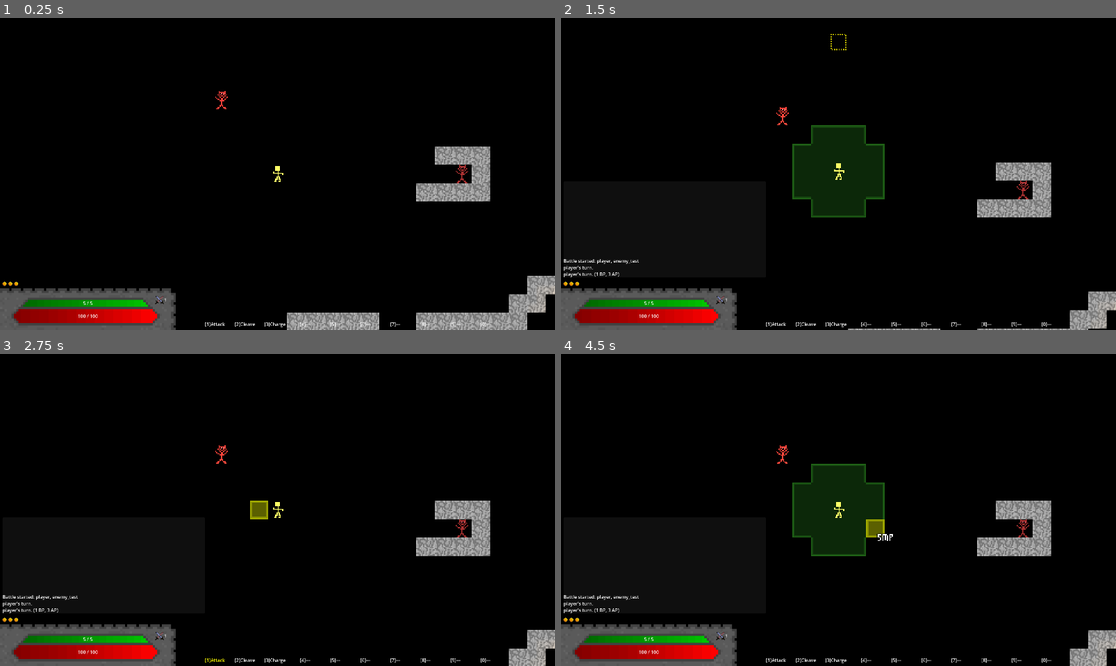
Above: before the commit, frames 1-4 (two rows, left to right).
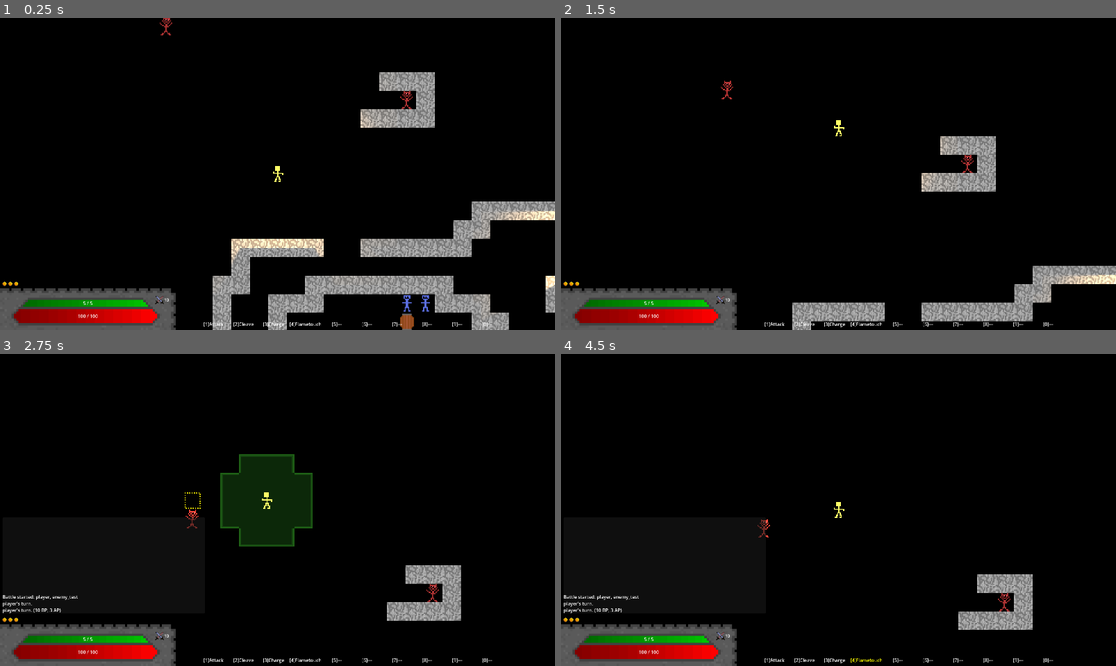
Above: after the commit, the same moments.

Repository: E-Rodowicz/Project-Fantasy
Game: Godot game, scene res://scenes/levels/world.tscn
Same seed, same stepped clock (60 frames per second), same inputs: the game is played once before the commit and once after it.
Inputs:
- Up to frame 1 (0.25 s): no input
- Up to frame 2 (1.5 s): tap Enter at 0.5 s; hold E (interact) 0.53-1.28 s; hold Up (ui_up) from 0.53 s (still down); tap 0 (ability_0) at 1.35 s
- Up to frame 3 (2.75 s): tap E (interact) at 1.55 s; release Up (ui_up) at 2.03 s; hold Left (ui_left) from 2.03 s (still down); hold E (interact) from 2.03 s (still down); tap 1 (ability_1) at 2.1 s
- Up to frame 4 (4.5 s): release E (interact) at 2.78 s; tap 2 (ability_2) at 2.85 s; tap E (interact) at 3.05 s; release Left (ui_left) at 3.53 s; hold Down (ui_down) 3.53-4.28 s; hold E (interact) 3.53-4.28 s; tap 3 (ability_3) at 3.6 s; tap Q (cancel) at 4.15 s; hold Right (ui_right) from 4.28 s (still down); tap 4 (ability_4) at 4.35 s

The runs differ from the first frame. In frame 1, 14% of the frame differs, in the area x 28-100%, y 0-100%; in frame 2, 13%; in frame 3, 8.5%; in frame 4, 8.5%.

Commit message:
Flametouch ability + status effect controller
Added flametouch, which gives a Fire stack status ability that hurts the one affected each round and has a chance of spreading. Also added a status effect controller so that players and enemies can hold onto the data across turns and be appropraitely affected.

Diff:
--- a/scenes/entities/enemy/enemy_test.gd
+++ b/scenes/entities/enemy/enemy_test.gd
@@ -13,6 +13,7 @@
 var player_ref: Node2D = null
 var battle_triggered: bool = false
 var current_hp: int = 0
+var status_effects: Dictionary = {}
 
 var detection_range: float = 0.0
 
@@ -118,3 +119,15 @@
 	print("ITS TRUE!")
 	print(combatants)
 	return combatants
+
+func get_status_stacks(effect_id: String) -> int:
+	return status_effects.get(effect_id, 0)
+
+func add_status_effect(effect_id: String, stacks: int) -> void:
+	status_effects[effect_id] = status_effects.get(effect_id, 0) + stacks
+
+func remove_status_stacks(effect_id: String, amount: int) -> void:
+	if status_effects.has(effect_id):
+		status_effects[effect_id] -= amount
+		if status_effects[effect_id] <= 0:
+			status_effects.erase(effect_id)
--- a/scenes/levels/world.tscn
+++ b/scenes/levels/world.tscn
@@ -244,7 +244,7 @@
 tile_set = SubResource("TileSet_f1v6p")
 
 [node name="player" parent="." unique_id=988403666 instance=ExtResource("1_tsias")]
-position = Vector2(-200, -248)
+position = Vector2(-152, -184)
 
 [node name="barrel" parent="." unique_id=1627460681 instance=ExtResource("3_lfyvx")]
 position = Vector2(-120, 8)
--- a/scripts/autoloaders/AbilityDB.gd
+++ b/scripts/autoloaders/AbilityDB.gd
@@ -1,6 +1,8 @@
 extends Node
 
 var abilities: Dictionary = {
+	# ------------ RED ------------
+	# ------------ LEVEL 2 ------------
 	"cleave": {
 		"id": "cleave",
 		"name": "Cleave",
@@ -32,6 +34,24 @@
 		"hit_modifier": 0.0,
 		"description": "Charges in a line, hitting targets along the way for 50% damage. Endpoint target takes 100% and is pushed. No room to push? 300% crush damage instead."
 		},
+	# ------------ GREEN ------------
+	# ------------ LEVEL 2 ------------
+	# N/A
+	# ------------ BLUE ------------
+	# ------------ LEVEL 2 ------------
+	"flametouch": {
+		"id": "flametouch",
+		"name": "Flametouch",
+		"tree": "blue",
+		"level_req": 2,
+		"cost": {"bp": 1, "sc": 1},
+		"sp_cost": 3,
+		"targeting": "touch",
+		"damage_percent": 2.0,
+		"hit_modifier": 0.0,
+		"max_sc": 8,
+		"description": "Touch an opponent, setting them aflame for 200% damage. Applies Fire (1)."
+		},
 }
 
 func get_ability(ability_id: String) -> Dictionary:
@@ -51,6 +71,8 @@
 			instance = CleaveAbility.new()
 		"charge":
 			instance = ChargeAbility.new()
+		"flametouch":
+			instance = FlameTouchAbility.new()
 
 	if instance != null:
 		instance.setup(abilities[ability_id])
--- a/scripts/autoloaders/BattleManager.gd
+++ b/scripts/autoloaders/BattleManager.gd
@@ -139,6 +139,7 @@
 			c.process_mode = Node.PROCESS_MODE_INHERIT
 
 	get_tree().paused = false
+	PlayerData.clear_status_effects()
 	combatants.clear()
 	turn_order = null
 	current_combatant = null
--- a/scripts/autoloaders/PlayerData.gd
+++ b/scripts/autoloaders/PlayerData.gd
@@ -44,8 +44,14 @@
 
 var max_hp: int = 100
 var current_hp: int = 100
-var bp_max: int = 1
+var bp_max: int = 10
 var ap_max: int = 0
+# Spell Charges. Per-ability charge pools for blue tree spells.
+# Key: ability_id (String), Value: current charges remaining (int).
+var spell_charges: Dictionary = {}
+# Status effects active on the player.
+# Key: effect_id (String), Value: number of stacks (int).
+var status_effects: Dictionary = {}
 var mp_override: int = -1
 
 const BASE_MP: int = 5
@@ -94,6 +100,8 @@
 	hotbar[1] = "cleave"
 	learn_ability("charge")
 	hotbar[2] = "charge"
+	learn_ability("flametouch")
+	hotbar[3] = "flametouch"
 	ap_max = 3
 	add_quest({
 		"id": "imp_in_attic",
@@ -294,6 +302,11 @@
 func learn_ability(ability_id: String) -> void:
 	if ability_id not in learned_abilities:
 		learned_abilities.append(ability_id)
+		# The lines below add SC to specific spells when the abilties are acquired.
+		var ability: Dictionary = AbilityDB.get_ability(ability_id)
+		var max_sc: int = ability.get("max_sc", 0)
+		if max_sc > 0:
+			spell_charges[ability_id] = max_sc
 
 # ============================================================
 # HOTBAR
@@ -332,3 +345,41 @@
 		if event.is_action_pressed(action_map[i]) and not event.is_echo():
 			return i
 	return -1
+
+# ============================================================
+# FUNCTIONS - SPELL CHARGES
+# ============================================================
+func get_spell_charges(ability_id: String) -> int:
+	if not spell_charges.has(ability_id):
+		return 0
+	return spell_charges[ability_id]
+
+func use_spell_charge(ability_id: String) -> void:
+	if spell_charges.has(ability_id) and spell_charges[ability_id] > 0:
+		spell_charges[ability_id] -= 1
+
+func restore_spell_charges(ability_id: String) -> void:
+	var ability: Dictionary = AbilityDB.get_ability(ability_id)
+	spell_charges[ability_id] = ability.get("max_sc", 0)
+
+func restore_all_spell_charges() -> void:
+	for ability_id in spell_charges.keys():
+		restore_spell_charges(ability_id)
+
+# ============================================================
+# FUNCTIONS - STATUS EFFECTS
+# ============================================================
+func get_status_stacks(effect_id: String) -> int:
+	return status_effects.get(effect_id, 0)
+
+func add_status_effect(effect_id: String, stacks: int) -> void:
+	status_effects[effect_id] = status_effects.get(effect_id, 0) + stacks
+
+func remove_status_stacks(effect_id: String, amount: int) -> void:
+	if status_effects.has(effect_id):
+		status_effects[effect_id] -= amount
+		if status_effects[effect_id] <= 0:
+			status_effects.erase(effect_id)
+
+func clear_status_effects() -> void:
+	status_effects.clear()
--- a/scripts/combat/abilities/base_ability.gd
+++ b/scripts/combat/abilities/base_ability.gd
@@ -49,3 +49,9 @@
 		PlayerData.take_damage(amount)
 	else:
 		target.take_damage(amount)
+
+func _apply_status_effect(target: Node, effect_id: String, stacks: int) -> void:
+	if target.is_in_group("player"):
+		PlayerData.add_status_effect(effect_id, stacks)
+	else:
+		target.add_status_effect(effect_id, stacks)
--- /dev/null
+++ b/scripts/combat/abilities/flametouch.gd
@@ -0,0 +1,37 @@
+class_name FlameTouchAbility
+extends BaseAbility
+
+func get_target_tiles(player_tile: Vector2i, direction: Vector2i, world_layer: TileMapLayer) -> Array:
+	var tile: Vector2i = player_tile + direction
+	# Not valid if wall.
+	if world_layer.get_cell_source_id(tile) != -1:
+		return []
+	return [tile]
+
+func execute(caster: Node, tiles: Array, all_combatants: Array, world_layer: TileMapLayer) -> void:
+	var damage_percent: float = data.get("damage_percent", 2.0)
+
+	for tile in tiles:
+		var target: Node = combatant_on_tile(tile, all_combatants, world_layer)
+		if target == null or target == caster:
+			continue
+		var hit_chance: float = get_hit_chance(target)
+		if randf() >= hit_chance:
+			CombatLog.add(target.name + " dodges " + caster.name + "'s flametouch.")
+			continue
+
+		var base_damage: int = roll_weapon_damage(caster)
+		var final_damage: int = maxi(1, roundi(base_damage * damage_percent))
+		CombatLog.add(caster.name + " touches " + target.name + " with flame for " + str(final_damage) + ".")
+		_deal_damage(target, final_damage)
+
+		# Applies fire stack.
+		if is_instance_valid(target):
+			var still_alive: bool = true
+			if target.is_in_group("player"):
+				still_alive = PlayerData.current_hp > 0
+			else:
+				still_alive = target.current_hp > 0
+			if still_alive:
+				_apply_status_effect(target, "fire", 1)
+				CombatLog.add(target.name + " is set ablaze! Fire +1")
--- a/scripts/combat/combatant_turn.gd
+++ b/scripts/combat/combatant_turn.gd
@@ -48,6 +48,7 @@
 var ability_tiles: Array = []
 var ability_instance: BaseAbility = null
 var has_ability_target: bool = false
+var status_processor: StatusEffectProcessor = StatusEffectProcessor.new()
 
 var active_hotbar_slot: int = -1
 
@@ -86,6 +87,11 @@
 	add_child(ui_root)
 	mp_label = _create_floating_label()
 	hit_label = _create_floating_label()
+
+	var survived: bool = status_processor.process(combatant, combatants, world_layer)
+	if not survived:
+		turn_finished.emit()
+		return
 
 	if ai_controlled:
 		# When a function uses await, it pauses at that line and lets the rest of the game keep
@@ -256,6 +262,9 @@
 			"mp":
 				if mp_budget < amount:
 					return
+			"sc":
+				if PlayerData.get_spell_charges(ability.get("id", "")) < amount:
+					return
 
 	ability_instance = AbilityDB.create_ability(ability_id)
 	if ability_instance == null:
@@ -316,6 +325,27 @@
 			ability_direction = best_direction
 			_build_ability_tiles()
 
+	elif ability_instance.get_targeting_type() == "touch":
+		var best_direction: Vector2i = Vector2i.ZERO
+		var directions: Array = [
+			Vector2i(0, -1), Vector2i(0, 1),
+			Vector2i(-1, 0), Vector2i(1, 0),
+			Vector2i(-1, -1), Vector2i(1, -1),
+			Vector2i(-1, 1), Vector2i(1, 1)
+		]
+
+		for dir in directions:
+			var tile: Vector2i = player_tile + dir
+			if world_layer.get_cell_source_id(tile) != -1:
+				continue
+			if _tile_has_combatant(tile):
+				best_direction = dir
+				break
+
+		if best_direction != Vector2i.ZERO:
+			ability_direction = best_direction
+			_build_ability_tiles()
+
 	_update_floating_labels()
 
 func _handle_ability_input() -> void:
@@ -351,6 +381,40 @@
 				_exit_ability_mode()
 
 	elif active_ability.get("targeting") == "line":
+		var any_pressed: bool = (
+			Input.is_action_just_pressed("ui_up") or
+			Input.is_action_just_pressed("ui_down") or
+			Input.is_action_just_pressed("ui_left") or
+			Input.is_action_just_pressed("ui_right")
+		)
+
+		if any_pressed:
+			var new_direction: Vector2i = Vector2i.ZERO
+			if Input.is_action_pressed("ui_up"): new_direction.y -= 1
+			if Input.is_action_pressed("ui_down"): new_direction.y += 1
+			if Input.is_action_pressed("ui_left"): new_direction.x -= 1
+			if Input.is_action_pressed("ui_right"): new_direction.x += 1
+
+			if new_direction != Vector2i.ZERO:
+				ability_direction = new_direction
+				has_ability_target = false
+				_build_ability_tiles()
+
+		if Input.is_action_just_pressed("interact") and not ability_tiles.is_empty():
+			if not has_ability_target:
+				has_ability_target = true
+				_redraw_ability_confirm()
+			else:
+				_execute_ability()
+
+		if Input.is_action_just_pressed("cancel"):
+			if has_ability_target:
+				has_ability_target = false
+				_build_ability_tiles()
+			else:
+				_exit_ability_mode()
+
+	elif active_ability.get("targeting") == "touch":
 		var any_pressed: bool = (
 			Input.is_action_just_pressed("ui_up") or
 			Input.is_action_just_pressed("ui_down") or
@@ -407,6 +471,7 @@
 			"ap": ap_remaining -= cost[resource]
 			"bp": bp_remaining -= cost[resource]
 			"mp": mp_budget -= cost[resource]
+			"sc": PlayerData.use_spell_charge(active_ability.get("id", ""))
 
 	CombatLog.add(combatant.name + " uses " + active_ability.get("name", "") + "!")
 	animating = true
--- /dev/null
+++ b/scripts/combat/status_effect_processor.gd
@@ -0,0 +1,115 @@
+class_name StatusEffectProcessor
+extends RefCounted
+
+var combatant: Node = null
+var combatants: Array = []
+var world_layer: TileMapLayer = null
+
+# Processes all active status effects for the combatant. Returns true if the combatant survived.
+func process(p_combatant: Node, p_combatants: Array, p_world_layer: TileMapLayer) -> bool:
+	combatant = p_combatant
+	combatants = p_combatants
+	world_layer = p_world_layer
+
+	_process_fire()
+
+	return _is_alive()
+
+# ============================================================
+# FIRE
+# ============================================================
+func _process_fire() -> void:
+	var fire_stacks: int = _get_stacks("fire")
+	if fire_stacks <= 0:
+		return
+
+	# Takes away 5% max HP per stack.
+	var max_hp: int = _get_max_hp()
+	var fire_damage: int = maxi(1, roundi(max_hp * 0.05 * fire_stacks))
+	CombatLog.add(combatant.name + " burns for " + str(fire_damage) + ". (" + str(fire_stacks) + " fire stacks)")
+
+	# Deals damage.
+	if combatant.is_in_group("player"):
+		PlayerData.take_damage(fire_damage)
+		if PlayerData.current_hp <= 0:
+			BattleManager.remove_combatant(combatant)
+	else:
+		combatant.take_damage(fire_damage)
+
+	# Losees 1 stack.
+	if _is_alive():
+		_remove_stacks("fire", 1)
+
+	# 15% chance to spread 1 stack to random adjacent combatant.
+	if _is_alive():
+		_try_spread_fire(fire_stacks)
+
+func _try_spread_fire(fire_stacks: int) -> void:
+	var source_tile: Vector2i = world_layer.local_to_map(combatant.global_position)
+	var adjacent_targets: Array = []
+
+	for c in combatants:
+		if c == combatant or not is_instance_valid(c):
+			continue
+		var c_tile: Vector2i = world_layer.local_to_map(c.global_position)
+		# This is checking whether a combatant is on one of the 8 adjacent tiles. If the X distance
+		# is at most 1 AND the Y distance is at most 1, the combatant is within a 1-tile radius.
+		# abs() makes it work regardless of direction as a combatant at X-1 and X+1 both have an
+		# absolute distance of 1. We already skip c == combatant earlier in the loop, so the (0,0)
+		# center case is excluded.
+		if abs(c_tile.x - source_tile.x) <= 1 and abs(c_tile.y - source_tile.y) <= 1:
+			adjacent_targets.append(c)
+
+	if adjacent_targets.is_empty():
+		return
+
+	# Each stack does an independant check for adjacent targets.
+	for target in adjacent_targets:
+		var stacks_gained: int = 0
+		for i in range(fire_stacks):
+			if randf() < 0.1:
+				stacks_gained += 1
+		if stacks_gained > 0:
+			_add_stacks_to(target, "fire", stacks_gained)
+			var new_stacks: int = _get_stacks_from(target, "fire")
+			CombatLog.add("Fire spreads to " + target.name + "! (Fire " + str(new_stacks) + ")")
+
+# ============================================================
+# HELPERS — current combatant
+# ============================================================
+func _get_stacks(effect_id: String) -> int:
+	if combatant.is_in_group("player"):
+		return PlayerData.get_status_stacks(effect_id)
+	return combatant.get_status_stacks(effect_id)
+
+func _remove_stacks(effect_id: String, amount: int) -> void:
+	if combatant.is_in_group("player"):
+		PlayerData.remove_status_stacks(effect_id, amount)
+	else:
+		combatant.remove_status_stacks(effect_id, amount)
+
+func _get_max_hp() -> int:
+	if combatant.is_in_group("player"):
+		return PlayerData.max_hp
+	return combatant.stats.get_max_hp()
+
+func _is_alive() -> bool:
+	if not is_instance_valid(combatant):
+		return false
+	if combatant.is_in_group("player"):
+		return PlayerData.current_hp > 0
+	return combatant.current_hp > 0
+
+# ============================================================
+# HELPERS — arbitrary target (for spread)
+# ============================================================
+func _add_stacks_to(target: Node, effect_id: String, stacks: int) -> void:
+	if target.is_in_group("player"):
+		PlayerData.add_status_effect(effect_id, stacks)
+	else:
+		target.add_status_effect(effect_id, stacks)
+
+func _get_stacks_from(target: Node, effect_id: String) -> int:
+	if target.is_in_group("player"):
+		return PlayerData.get_status_stacks(effect_id)
+	return target.get_status_stacks(effect_id)
Not shown, added: scripts/combat/abilities/flametouch.gd.uid
Not shown, added: scripts/combat/status_effect_processor.gd.uid
